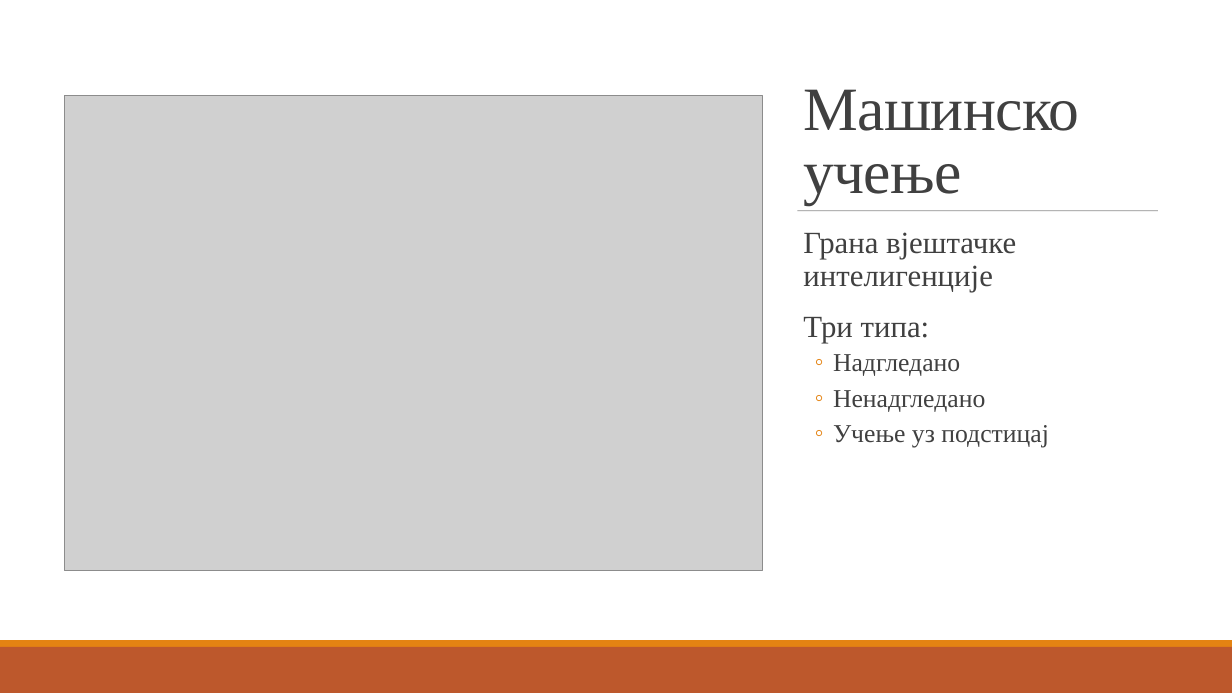
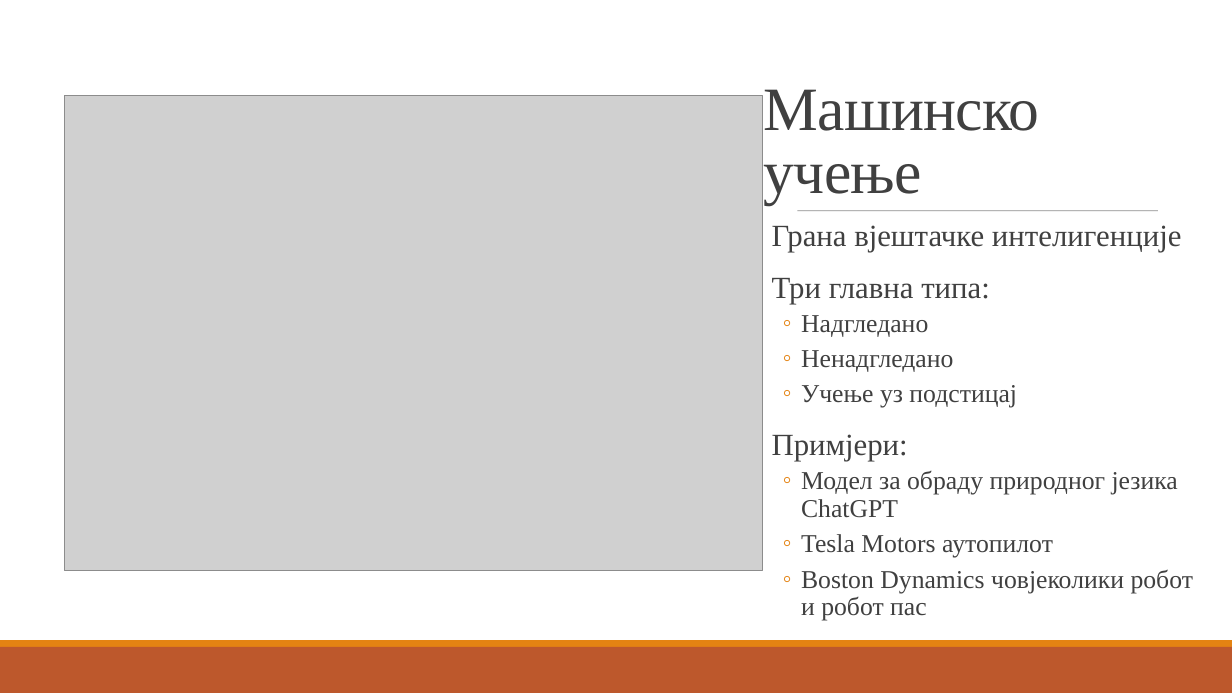
Before and after one commit to ChaosNik/Predicting-the-number-of-people-in-a-room, a slide deck: slide 3 of Presentation/Razvoj rješenja za predviđanje broja osoba u prostoriji.pptx. Drawn at 1232x693 pixels with LibreOffice and Linux fonts; fonts in the diff are those of the drawing; grey boxes stand for pictures. Boxes give left, top, right and bottom in pixels: in the first picture for what was removed or moved away, otherwise in the second. Text is boxed around its words. In the diff, an @@ line names an element or a change of style, - is before the commit and + after.

```diff
--- a/Presentation/Razvoj rješenja za predviđanje broja osoba u prostoriji.pptx
+++ b/Presentation/Razvoj rješenja za predviđanje broja osoba u prostoriji.pptx
@@ title "Машинско учење": place and size @@
-title "Машинско учење" at [803, 89, 1079, 205]
+title "Машинско учење" at [764, 89, 1040, 205]
@@ text "Грана вјештачке интелигенције": place and size @@
-text "Грана вјештачке интелигенције" at [803, 232, 1049, 448]
+text "Грана вјештачке интелигенције" at [772, 225, 1194, 621]
@@ text at [772, 278, 990, 304]: text changed @@
-  Три типа:
+  Три главна типа:
@@ text at [772, 434, 1194, 621]: paragraphs added @@
+  Примјери:
+  ◦ Модел за обраду природног језика ChatGPT
+  ◦ Tesla Motors аутопилот
+  ◦ Boston Dynamics човјеколики робот и робот пас
```
Also in this commit, not shown: 11 other slides changed, 1 other file.
